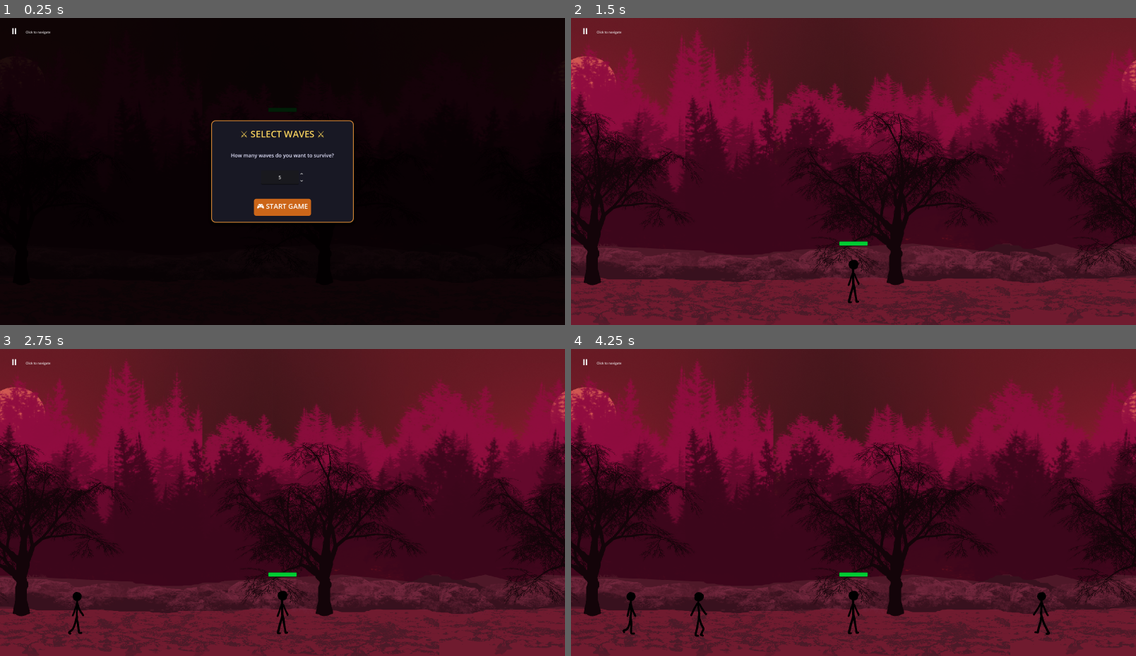
Above: before the commit, frames 1-4 (two rows, left to right).
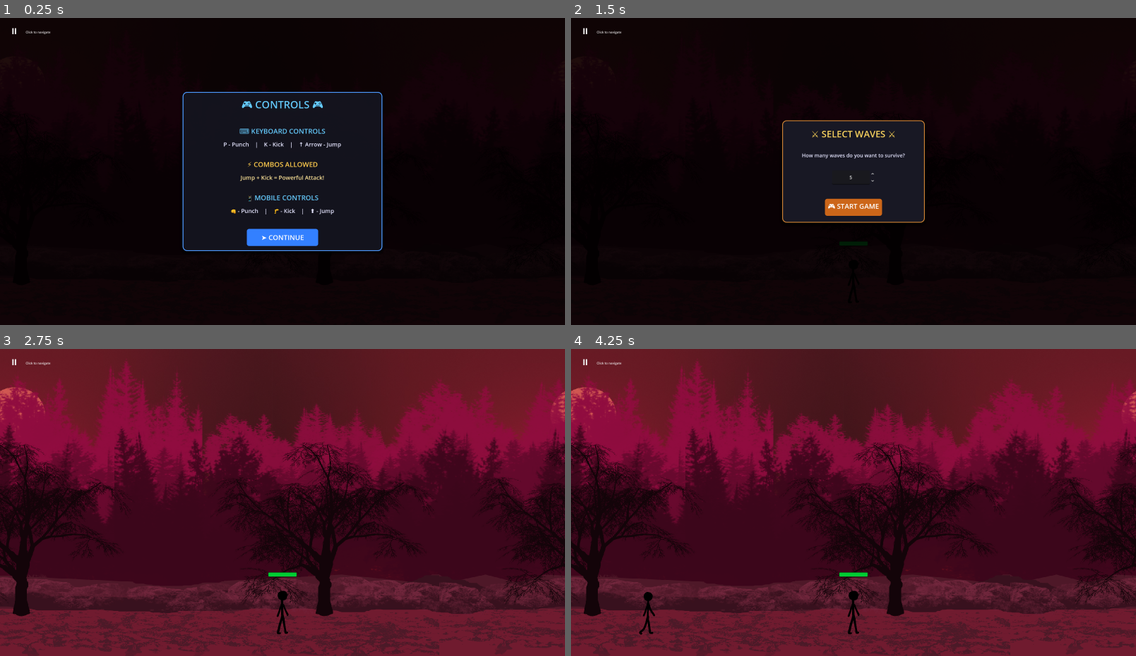
Above: after the commit, the same moments.

Repository: SUGANTH-V-27/stickman
Game: Godot game, scene res://scenes/main.tscn
Same seed, same stepped clock (60 frames per second), same inputs: the game is played once before the commit and once after it.
Inputs (mouse positions are in pixels of both pictures, inside the frame that each line leads up to):
- Up to frame 1 (0.25 s): no input
- Up to frame 2 (1.5 s): click (853, 208) at 0.5 s, where only the run before the commit has a clickable "🎮 START GAME"; click (853, 235) at 1.25 s, where only the run after the commit has a clickable "➤ CONTINUE"
- Up to frame 3 (2.75 s): click (282, 539) at 2 s, where only the run after the commit has a clickable "🎮 START GAME"
- Up to frame 4 (4.25 s): click (1135, 655) at 2.75 s; click (1135, 655) at 3.5 s

The runs differ from the first frame. In frame 1, 8.4% of the frame differs, in the area x 32-68%, y 24-76%; in frame 2, 94%, in the area x 0-100%, y 0-100%; in frame 3, 0.1%; in frame 4, 0.6%.

Commit message:
instructions scene added

Diff:
--- /dev/null
+++ b/scenes/InstructionsMenu.gd
@@ -0,0 +1,21 @@
+extends CanvasLayer
+
+signal continue_pressed
+
+@onready var continue_button: Button = $Control/Panel/VBoxContainer/ContinueButton
+
+func _ready():
+	continue_button.pressed.connect(_on_continue_pressed)
+
+func _on_continue_pressed():
+	# Disconnect to prevent multiple presses
+	continue_button.pressed.disconnect(_on_continue_pressed)
+
+	# Emit signal and hide
+	emit_signal("continue_pressed")
+	hide()
+
+	# Queue free after signal is processed
+	await get_tree().create_timer(0.1).timeout
+	if is_instance_valid(self):
+		queue_free()
--- /dev/null
+++ b/scenes/InstructionsMenu.tscn
@@ -0,0 +1,173 @@
+[gd_scene load_steps=7 format=3 uid="uid://c8vmj5n8p4dq7"]
+
+[ext_resource type="Script" path="res://scenes/InstructionsMenu.gd" id="1_instructions"]
+
+[sub_resource type="StyleBoxFlat" id="StyleBoxFlat_panel"]
+bg_color = Color(0.08, 0.08, 0.12, 0.95)
+border_width_left = 3
+border_width_top = 3
+border_width_right = 3
+border_width_bottom = 3
+border_color = Color(0.3, 0.6, 1, 1)
+corner_radius_top_left = 15
+corner_radius_top_right = 15
+corner_radius_bottom_right = 15
+corner_radius_bottom_left = 15
+shadow_size = 10
+shadow_offset = Vector2(0, 5)
+
+[sub_resource type="StyleBoxFlat" id="StyleBoxFlat_button_normal"]
+bg_color = Color(0.2, 0.5, 1, 1)
+corner_radius_top_left = 8
+corner_radius_top_right = 8
+corner_radius_bottom_right = 8
+corner_radius_bottom_left = 8
+
+[sub_resource type="StyleBoxFlat" id="StyleBoxFlat_button_hover"]
+bg_color = Color(0.3, 0.6, 1, 1)
+corner_radius_top_left = 8
+corner_radius_top_right = 8
+corner_radius_bottom_right = 8
+corner_radius_bottom_left = 8
+
+[sub_resource type="StyleBoxFlat" id="StyleBoxFlat_button_pressed"]
+bg_color = Color(0.15, 0.4, 0.8, 1)
+corner_radius_top_left = 8
+corner_radius_top_right = 8
+corner_radius_bottom_right = 8
+corner_radius_bottom_left = 8
+
+[sub_resource type="LabelSettings" id="LabelSettings_title"]
+font_size = 36
+font_color = Color(0.4, 0.8, 1, 1)
+outline_size = 2
+outline_color = Color(0, 0, 0, 1)
+
+[node name="InstructionsMenu" type="CanvasLayer"]
+process_mode = 3
+script = ExtResource("1_instructions")
+
+[node name="Control" type="Control" parent="."]
+layout_mode = 3
+anchors_preset = 15
+anchor_right = 1.0
+anchor_bottom = 1.0
+grow_horizontal = 2
+grow_vertical = 2
+
+[node name="Background" type="ColorRect" parent="Control"]
+layout_mode = 1
+anchors_preset = 15
+anchor_right = 1.0
+anchor_bottom = 1.0
+grow_horizontal = 2
+grow_vertical = 2
+color = Color(0, 0, 0, 0.85)
+
+[node name="Panel" type="Panel" parent="Control"]
+layout_mode = 1
+anchors_preset = 8
+anchor_left = 0.5
+anchor_top = 0.5
+anchor_right = 0.5
+anchor_bottom = 0.5
+offset_left = -350.0
+offset_top = -280.0
+offset_right = 350.0
+offset_bottom = 280.0
+grow_horizontal = 2
+grow_vertical = 2
+theme_override_styles/panel = SubResource("StyleBoxFlat_panel")
+
+[node name="VBoxContainer" type="VBoxContainer" parent="Control/Panel"]
+layout_mode = 1
+anchors_preset = 8
+anchor_left = 0.5
+anchor_top = 0.5
+anchor_right = 0.5
+anchor_bottom = 0.5
+offset_left = -320.0
+offset_top = -250.0
+offset_right = 320.0
+offset_bottom = 250.0
+grow_horizontal = 2
+grow_vertical = 2
+theme_override_constants/separation = 15
+
+[node name="Title" type="Label" parent="Control/Panel/VBoxContainer"]
+layout_mode = 2
+text = "🎮 CONTROLS 🎮"
+label_settings = SubResource("LabelSettings_title")
+horizontal_alignment = 1
+vertical_alignment = 1
+
+[node name="Spacer1" type="Control" parent="Control/Panel/VBoxContainer"]
+custom_minimum_size = Vector2(0, 10)
+layout_mode = 2
+
+[node name="KeyboardTitle" type="Label" parent="Control/Panel/VBoxContainer"]
+layout_mode = 2
+theme_override_colors/font_color = Color(0.4, 0.8, 1, 1)
+theme_override_font_sizes/font_size = 24
+text = "⌨ KEYBOARD CONTROLS"
+horizontal_alignment = 1
+
+[node name="KeyboardControls" type="Label" parent="Control/Panel/VBoxContainer"]
+layout_mode = 2
+theme_override_colors/font_color = Color(0.9, 0.9, 1, 1)
+theme_override_font_sizes/font_size = 20
+text = "P - Punch    |    K - Kick    |    ↑ Arrow - Jump"
+horizontal_alignment = 1
+
+[node name="Spacer2" type="Control" parent="Control/Panel/VBoxContainer"]
+custom_minimum_size = Vector2(0, 10)
+layout_mode = 2
+
+[node name="ComboTitle" type="Label" parent="Control/Panel/VBoxContainer"]
+layout_mode = 2
+theme_override_colors/font_color = Color(1, 0.8, 0.3, 1)
+theme_override_font_sizes/font_size = 24
+text = "⚡ COMBOS ALLOWED"
+horizontal_alignment = 1
+
+[node name="ComboControls" type="Label" parent="Control/Panel/VBoxContainer"]
+layout_mode = 2
+theme_override_colors/font_color = Color(1, 0.9, 0.6, 1)
+theme_override_font_sizes/font_size = 20
+text = "Jump + Kick = Powerful Attack!"
+horizontal_alignment = 1
+
+[node name="Spacer3" type="Control" parent="Control/Panel/VBoxContainer"]
+custom_minimum_size = Vector2(0, 10)
+layout_mode = 2
+
+[node name="MobileTitle" type="Label" parent="Control/Panel/VBoxContainer"]
+layout_mode = 2
+theme_override_colors/font_color = Color(0.4, 0.8, 1, 1)
+theme_override_font_sizes/font_size = 24
+text = "📱 MOBILE CONTROLS"
+horizontal_alignment = 1
+
+[node name="MobileControls" type="Label" parent="Control/Panel/VBoxContainer"]
+layout_mode = 2
+theme_override_colors/font_color = Color(0.9, 0.9, 1, 1)
+theme_override_font_sizes/font_size = 20
+text = "👊 - Punch    |    🦵 - Kick    |    ⬆ - Jump"
+horizontal_alignment = 1
+
+[node name="Spacer4" type="Control" parent="Control/Panel/VBoxContainer"]
+custom_minimum_size = Vector2(0, 20)
+layout_mode = 2
+
+[node name="ContinueButton" type="Button" parent="Control/Panel/VBoxContainer"]
+custom_minimum_size = Vector2(250, 60)
+layout_mode = 2
+size_flags_horizontal = 4
+theme_override_colors/font_color = Color(1, 1, 1, 1)
+theme_override_colors/font_pressed_color = Color(1, 1, 1, 1)
+theme_override_colors/font_hover_color = Color(1, 1, 1, 1)
+theme_override_font_sizes/font_size = 24
+theme_override_styles/normal = SubResource("StyleBoxFlat_button_normal")
+theme_override_styles/hover = SubResource("StyleBoxFlat_button_hover")
+theme_override_styles/pressed = SubResource("StyleBoxFlat_button_pressed")
+text = "➤ CONTINUE"
--- a/scenes/WaveSelection.gd
+++ b/scenes/WaveSelection.gd
@@ -15,5 +15,15 @@
 
 func _on_start_pressed():
 	var selected_waves = int(spinbox.value)
+
+	# Disconnect button to prevent multiple presses
+	start_button.pressed.disconnect(_on_start_pressed)
+
+	# Emit signal and hide immediately
 	emit_signal("wave_count_selected", selected_waves)
-	queue_free()  # Remove the menu after selection
+	hide()
+
+	# Queue free after a short delay to ensure signal is processed
+	await get_tree().create_timer(0.1).timeout
+	if is_instance_valid(self):
+		queue_free()
--- a/scenes/main.gd
+++ b/scenes/main.gd
@@ -5,6 +5,7 @@
 var combat_system
 var spawn_system
 var circular_menu
+var instructions_menu
 var wave_selection_menu
 
 # Node references
@@ -27,8 +28,8 @@
 	setup_spawn_system()
 	setup_circular_menu()
 
-	# Show wave selection menu
-	show_wave_selection()
+	# Show instructions first
+	show_instructions()
 
 func _process(delta):
 	# Handle parallax background scrolling
@@ -77,6 +78,19 @@
 	spawn_system.game_won.connect(_on_game_won)
 
 	print("✅ Spawn System initialized")
+
+# Show instructions menu
+func show_instructions():
+	var InstructionsMenuScene = preload("res://scenes/InstructionsMenu.tscn")
+	instructions_menu = InstructionsMenuScene.instantiate()
+	instructions_menu.continue_pressed.connect(_on_instructions_continue)
+	add_child(instructions_menu)
+	print("📖 Instructions Menu shown")
+
+# Called when player clicks continue on instructions
+func _on_instructions_continue():
+	print("📖 Instructions acknowledged")
+	show_wave_selection()
 
 # Show wave selection menu
 func show_wave_selection():
--- a/scenes/player.gd
+++ b/scenes/player.gd
@@ -15,6 +15,7 @@
 enum State { IDLE, MOVE, ATTACK, HIT, DEAD }
 var state: State = State.IDLE
 var health := 0
+var is_dying := false  # Prevents multiple death calls
 signal health_changed(current: int, max: int)
 
 
@@ -196,7 +197,8 @@
 # DAMAGE
 # ------------------------------------------------
 func take_damage(amount: int, knockback_dir: int, force: float) -> void:
-	if state == State.DEAD:
+	# Prevent taking damage if already dead, dying, or currently being hit
+	if state == State.DEAD or is_dying or state == State.HIT:
 		return
 
 	state = State.HIT
@@ -211,6 +213,7 @@
 
 	# Check for death BEFORE applying knockback and animation
 	if health <= 0:
+		is_dying = true  # Set flag immediately to block further damage
 		die()
 		return
 
@@ -229,12 +232,17 @@
 
 
 func die() -> void:
+	# Prevent multiple death calls
+	if state == State.DEAD:
+		return
+
 	state = State.DEAD
+	is_dying = true
 	velocity.x = 0
 	punch_hitbox.monitoring = false
 	kick_hitbox.monitoring = false
 	sprite.play("death")
-	print("💀 PLAYER DIED!")
+	print("💀 PLAYER DIED! Final Health: ", health)
 	await sprite.animation_finished
 	if is_instance_valid(self):
 		queue_free()
Not shown, added: scenes/InstructionsMenu.gd.uid
